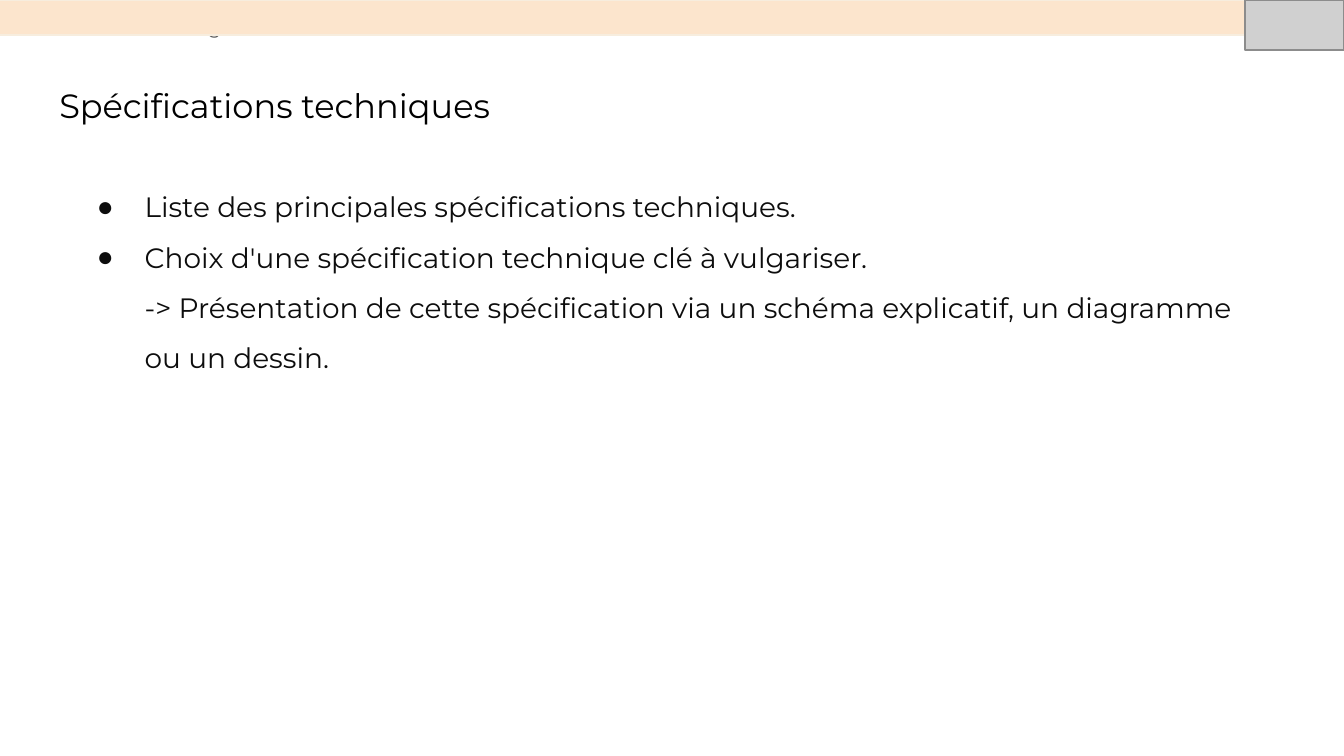
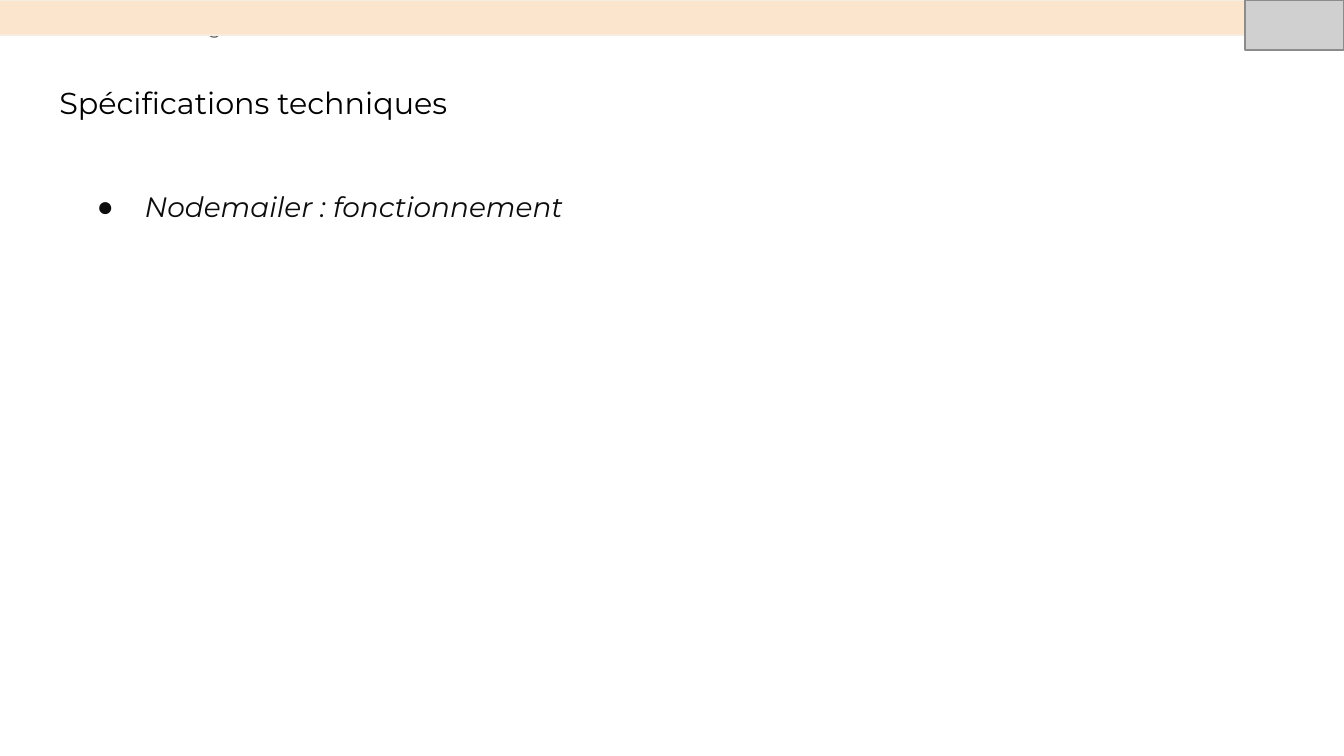
Before and after one commit to sunny-biard/MenuMaker, a slide deck: slide 14 of BIARD_Sunny_4_presentation_052024.pptx (slide 7 before the commit). Drawn at 1344x756 pixels with LibreOffice and Linux fonts; fonts in the diff are those of the drawing; grey boxes stand for pictures. Boxes give left, top, right and bottom in pixels: in the first picture for what was removed or moved away, otherwise in the second. Text is boxed around its words. In the diff, an @@ line names an element or a change of style, - is before the commit and + after.

```diff
--- a/BIARD_Sunny_4_presentation_052024.pptx
+++ b/BIARD_Sunny_4_presentation_052024.pptx
@@ title "Spécifications techniques" at box(59, 91, 447, 120): size 18 to 16.2 pt @@
@@ text at box(145, 196, 563, 217): text changed; italic on @@
-● Liste des principales spécifications techniques.
-● Choix d'une spécification technique clé à vulgariser.
-  -> Présentation de cette spécification via un schéma explicatif, un diagramme ou un dessin.
+● Nodemailer : fonctionnement
```
Also in this commit, not shown: 6 other slides changed, 7 slides added, 10 other files.
